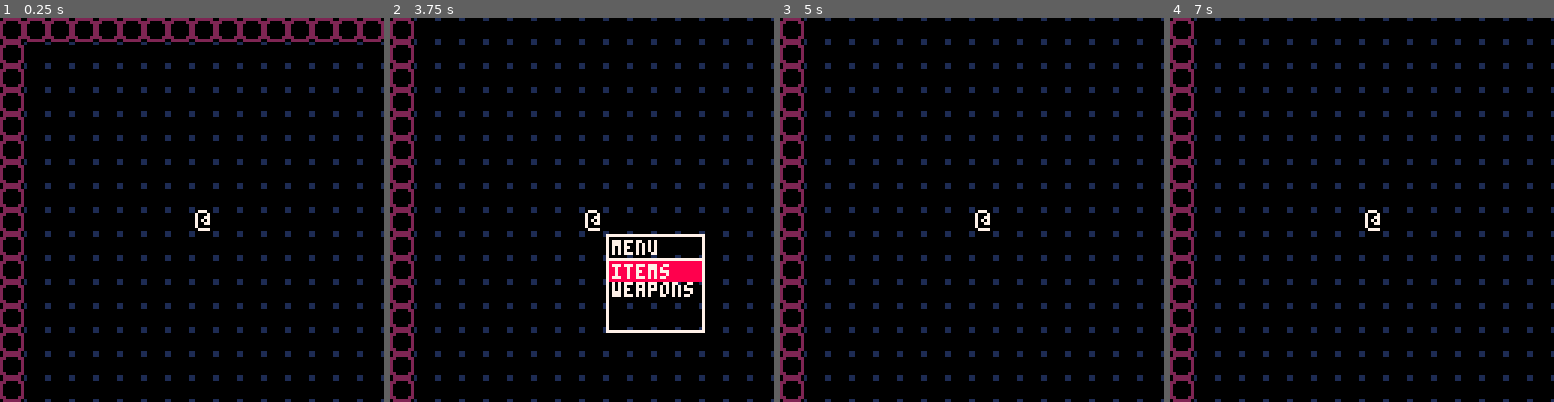
Above: before the commit, frames 1-4 (left to right).
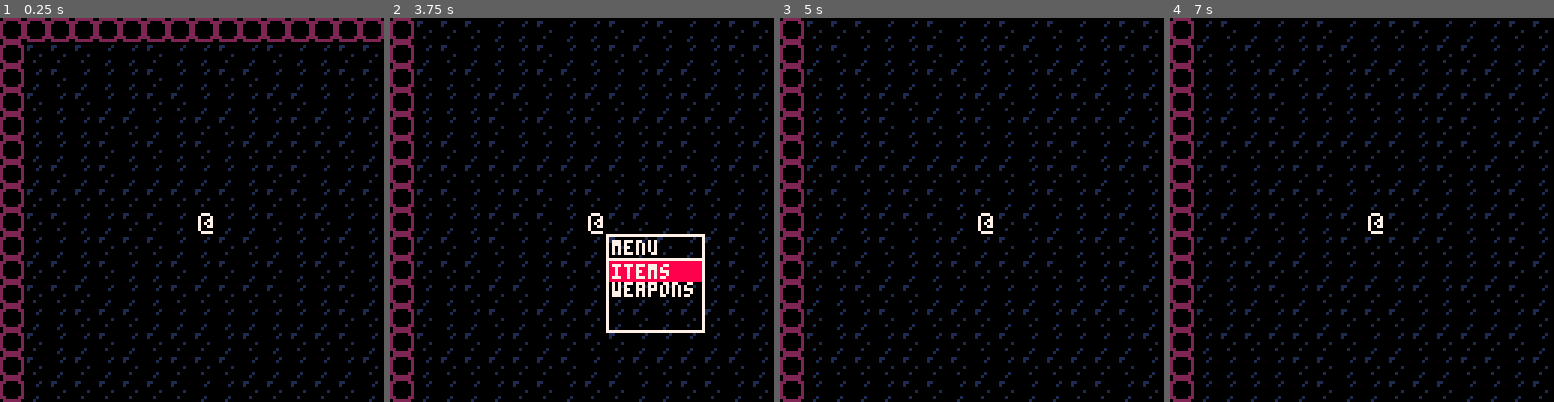
Above: after the commit, the same moments.

Repository: rdelos747/pico8
Game: PICO-8 cartridge rogue.p8
Two runs of this game, one before a commit and one after it. Both use one fixed random seed, a clock stepped at 60 frames per second and the inputs below.
Inputs:
- Up to frame 1 (0.25 s): no input
- Up to frame 2 (3.75 s): tap X (X key) at 0.33, 1.07, 1.85, 2.97 s; tap O (Z key) at 0.7, 1.7, 2.1, 2.5, 2.9, 3.3, 3.7 s; hold Right 1.6-2.1 s; hold Up 2.15-2.42 s; hold Right 2.47-3.03 s; hold Left 3.08-3.58 s; hold Down from 3.63 s (still down)
- Up to frame 3 (5 s): release Down at 3.97 s; hold Right 4.02-4.68 s; tap X (X key) at 4.08 s; tap O (Z key) at 4.1, 4.5, 4.9 s; hold Up from 4.73 s (still down)
- Up to frame 4 (7 s): release Up at 5.03 s; hold Left 5.08-5.68 s; tap X (X key) at 5.2, 6.32 s; tap O (Z key) every 0.4 s from 5.3 to 6.9 s; hold Down 5.73-6.03 s; hold Right 6.08-6.58 s; hold Right from 6.63 s (still down)

The runs differ from the first frame. In frame 1, 12% of the frame differs, in the area x 6-100%, y 6-100%; in frame 2, 12%; in frame 3, 13%, in the area x 6-100%, y 0-100%; in frame 4, 13%.

Commit message:
Sat May 18 12:44:37 EDT 2019

Diff:
--- a/rogue.p8
+++ b/rogue.p8
@@ -38,9 +38,11 @@
 xmax=-1
 ymax=-1
 lvl={}
-t_empt=48
+t_emt1=48
+t_emt2=32
 t_wall=49
 t_door=50
+t_cdor=51
 
 -- helpers
 function rand(bot,top)
@@ -72,15 +74,16 @@
 		if(mm.open==1)draw_menu()
 	end
 	--player
-	spr(pp.sp,(pp.x*8)-1,(pp.y*8)-1)
+	spr(pp.sp,(pp.x*8),(pp.y*8))
 
 end
 
 function draw_lvl()
 	for j=cam.y,cam.y+15 do
 	for i=cam.x,cam.x+15 do
+		if pp.x != i or pp.y != j then
 		spr(lvl[j][i],i*8,j*8)
-	end end
+	end end end
 end
 
 function draw_menu()
@@ -231,47 +234,6 @@
 	end
 end
 
-function anim_change()
-	if change_dly>0 then
-		change_dly-=1
-		return
-	else
-		change_dly=1
-	end
-	local change=false
-	if change_room.step_x>0 then
-		change_room.step_x-=1
-		pp.x+=change_room.dx
-		change=true
-	end
-	if change_room.step_y>0 then
-		change_room.step_y-=1
-		pp.y+=change_room.dy
-		change=true
-	end
-	if(change)return
-	new_lvl()
-	if change_room.side=="x" then
-		if change_room.dx==1 then
-			pp.x=xmax-1 else pp.x=0
-		end
-		printh("ymax "..ymax)
-		printh("end y0 "..pp.y)
-		if pp.y>8 then
-			pp.y=(ymax-1)-(15-pp.y)
-			printh("end y1 "..pp.y)
-		else
-			printh("end y2 "..pp.y)
-		end
-	else
-		if change_room.dy==1 then
-			pp.y=ymax-1 else pp.y=0
-		end
-	end
-	move_cam()
-	change_room=nil
-end
-
 function move_p(mv)
 	--check collision, then
 	local nx=pp.x+mv.x
@@ -290,17 +252,49 @@
 	end
 end
 
+function anim_change()
+	if change_dly>0 then
+		change_dly-=1
+		return
+	else
+		change_dly=1
+	end
+	local change=false
+	if change_room.step_x>0 then
+		change_room.step_x-=1
+		pp.x+=change_room.dx
+		change=true
+	end
+	if change_room.step_y>0 then
+		change_room.step_y-=1
+		pp.y+=change_room.dy
+		change=true
+	end
+	if(change)return
+	new_lvl()
+	if change_room.side=="x" then
+		if change_room.dx==1 then
+			pp.x=xmax-1 else pp.x=0
+		end
+		if pp.y>8 then
+			pp.y=(ymax-1)-(15-pp.y)
+		end
+	else
+		if change_room.dy==1 then
+			pp.y=ymax-1 else pp.y=0
+		end
+		if pp.x>8 then
+			pp.x=(xmax-1)-(15-pp.x)
+		end
+	end
+	move_cam()
+	change_room=nil
+	lvl[pp.y][pp.x]=t_cdor
+end
+
 --creators
 --=============
 function create_change(mv)
-	//local dy=0
-	//local dx=0
-	//if mv.x!=0 then
-	//	dy=rand
-	//else
-	//end
-	printh(".....")
-	printh("y "..pp.y)
 	local side=""
 	local step_x=0
 	local step_y=0
@@ -311,20 +305,15 @@
 		step_x=15
 		pp.y-=cam.y
 		local ny=rand(1,14)
-		printh("to y "..ny)
 		step_y=abs(ny-pp.y)
-		printh("y% "..pp.y)
-		printh("sy "..step_y)
 		if(ny>pp.y)dy=1
 		if(ny<pp.y)dy=-1
 	else
 		side="y"
 		step_y=15
-		pp.x=pp.x-cam.x
+		pp.x-=cam.x
 		local nx=rand(1,14)
-		printh("to x "..nx)
 		step_x=abs(nx-pp.x)
-		printh("x% "..pp.x)
 		if(nx>pp.x)dx=1
 		if(nx<pp.x)dx=-1
 	end
@@ -334,10 +323,6 @@
 		step_y=step_y,
 		dx=dx,dy=dy
 	}
-	printh("side"..side)
-	printh("dx"..dx)
-	printh("dy"..dy)
-
 end
 
 function create_item(n)
@@ -356,8 +341,11 @@
 	for j=0,ymax-1 do
 		lvl[j]={}
 		for i=0,xmax-1 do
-			lvl[j][i]=t_empt
-			//if(chance(20))lvl[j][i]=1
+			if chance(50) then
+				lvl[j][i]=t_emt1
+			else
+				lvl[j][i]=t_emt2
+			end
 	end end
 	make_square()
 	add_door()
@@ -377,11 +365,14 @@
 function add_door()
 	while 1 do
 		local rx=rand(0,xmax-1)
-		local ry=rand(1,ymax-2)
+		local ry=rand(0,ymax-1)
+		if rx != 0 or ry !=0 or
+					rx != xmax-1 or
+					ry != ymax-1 then
 		if lvl[ry][rx]==t_wall then
 			lvl[ry][rx]=t_door
 			return
-		end
+		end end
 	end
 end
 __gfx__
@@ -402,18 +393,18 @@
 00000000000000000000000000000000000000000000000000000000000000000000000000000000000000000000000000000000000000000000000000000000
 00000000000000000000000000000000000000000000000000000000000000000000000000000000000000000000000000000000000000000000000000000000
 00000000000000000000000000000000000000000000000000000000000000000000000000000000000000000000000000000000000000000000000000000000
-00000000000000000000000000000000000000000000000000000000000000000000000000000000000000000000000000000000000000000000000000000000
-00000000000000000000000000000000000000000000000000000000000000000000000000000000000000000000000000000000000000000000000000000000
-00000000000000000000000000000000000000000000000000000000000000000000000000000000000000000000000000000000000000000000000000000000
-00000000000000000000000000000000000000000000000000000000000000000000000000000000000000000000000000000000000000000000000000000000
-00000000000000000000000000000000000000000000000000000000000000000000000000000000000000000000000000000000000000000000000000000000
-00000000000000000000000000000000000000000000000000000000000000000000000000000000000000000000000000000000000000000000000000000000
-00000000000000000000000000000000000000000000000000000000000000000000000000000000000000000000000000000000000000000000000000000000
-10000001022222200009900000000000000000000000000000000000000000000000000000000000000000000000000000000000000000000000000000000000
-00000000220000220009900000000000000000000000000000000000000000000000000000000000000000000000000000000000000000000000000000000000
-00000000200000020009900000000000000000000000000000000000000000000000000000000000000000000000000000000000000000000000000000000000
-00000000200000029999999900000000000000000000000000000000000000000000000000000000000000000000000000000000000000000000000000000000
-00000000200000029999999900000000000000000000000000000000000000000000000000000000000000000000000000000000000000000000000000000000
-00000000200000020009900000000000000000000000000000000000000000000000000000000000000000000000000000000000000000000000000000000000
-00000000220000220009900000000000000000000000000000000000000000000000000000000000000000000000000000000000000000000000000000000000
-10000001022222200009900000000000000000000000000000000000000000000000000000000000000000000000000000000000000000000000000000000000
+01100000000000000000000000000000000000000000000000000000000000000000000000000000000000000000000000000000000000000000000000000000
+01000000000000000000000000000000000000000000000000000000000000000000000000000000000000000000000000000000000000000000000000000000
+00000000000000000000000000000000000000000000000000000000000000000000000000000000000000000000000000000000000000000000000000000000
+00000100000000000000000000000000000000000000000000000000000000000000000000000000000000000000000000000000000000000000000000000000
+00000000000000000000000000000000000000000000000000000000000000000000000000000000000000000000000000000000000000000000000000000000
+00010000000000000000000000000000000000000000000000000000000000000000000000000000000000000000000000000000000000000000000000000000
+00000000000000000000000000000000000000000000000000000000000000000000000000000000000000000000000000000000000000000000000000000000
+00000000022222200009900000011000000000000000000000000000000000000000000000000000000000000000000000000000000000000000000000000000
+00000100220000220009900000011000000000000000000000000000000000000000000000000000000000000000000000000000000000000000000000000000
+00001000200000020009900000011000000000000000000000000000000000000000000000000000000000000000000000000000000000000000000000000000
+00000000200000029999999911111111000000000000000000000000000000000000000000000000000000000000000000000000000000000000000000000000
+00000000200000029999999911111111000000000000000000000000000000000000000000000000000000000000000000000000000000000000000000000000
+00000000200000020009900000011000000000000000000000000000000000000000000000000000000000000000000000000000000000000000000000000000
+00001000220000220009900000011000000000000000000000000000000000000000000000000000000000000000000000000000000000000000000000000000
+00010000022222200009900000011000000000000000000000000000000000000000000000000000000000000000000000000000000000000000000000000000
